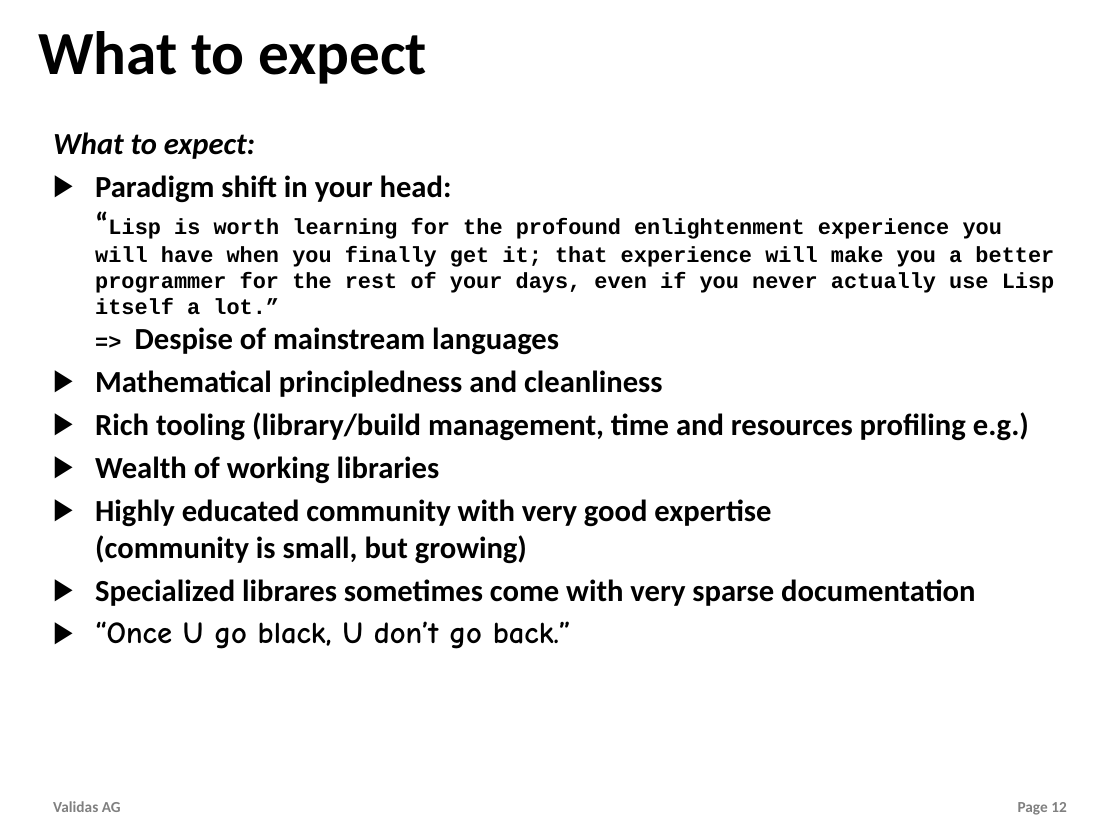
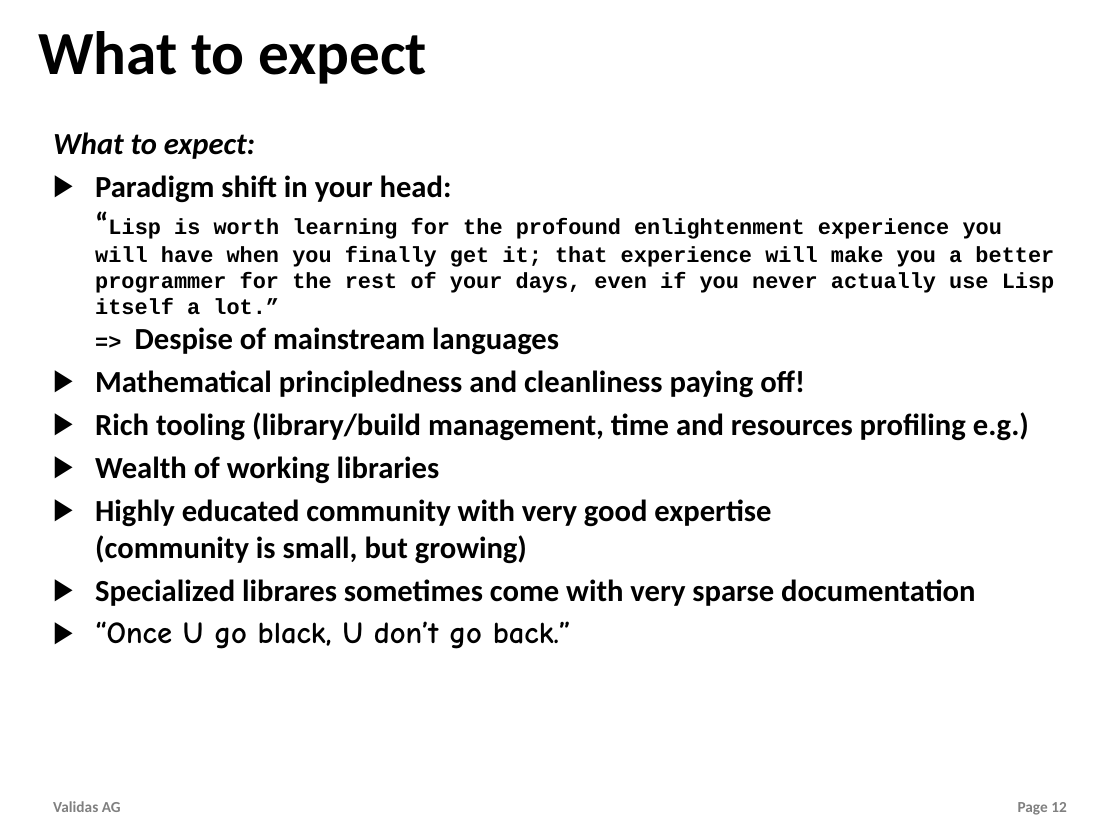
Before and after one commit to theoremprover/tvg, a slide deck: slide 12 of Vortraege/Towards_Haskell.pptx. Drawn at 1120x840 pixels with LibreOffice and Linux fonts; fonts in the diff are those of the drawing; background and template pictures are left out. Boxes give left, top, right and bottom in pixels: in the first picture for what was removed or moved away, otherwise in the second. Text is boxed around its words. In the diff, an @@ line names an element or a change of style, - is before the commit and + after.

```diff
--- a/Vortraege/Towards_Haskell.pptx
+++ b/Vortraege/Towards_Haskell.pptx
@@ text at box(95, 370, 805, 398): text changed @@
-▶ Mathematical principledness and cleanliness
+▶ Mathematical principledness and cleanliness paying off!
```
Also in this commit, not shown: 11 other slides changed, 12 slides added, 2 slides removed, 1 other file.
